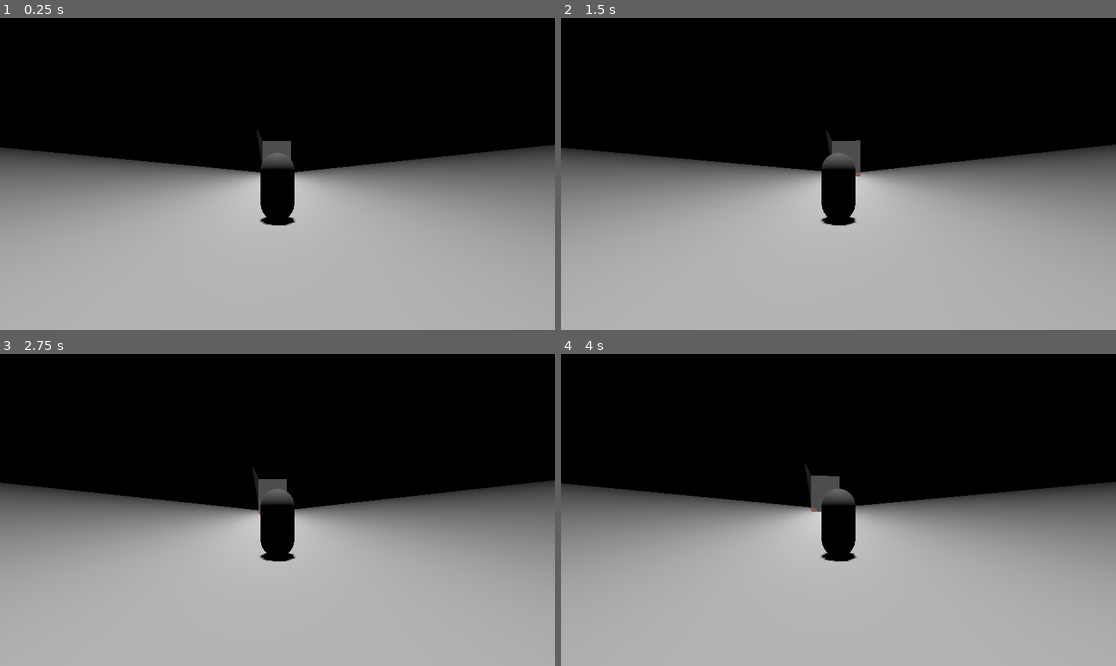
Above: before the commit, frames 1-4 (two rows, left to right).
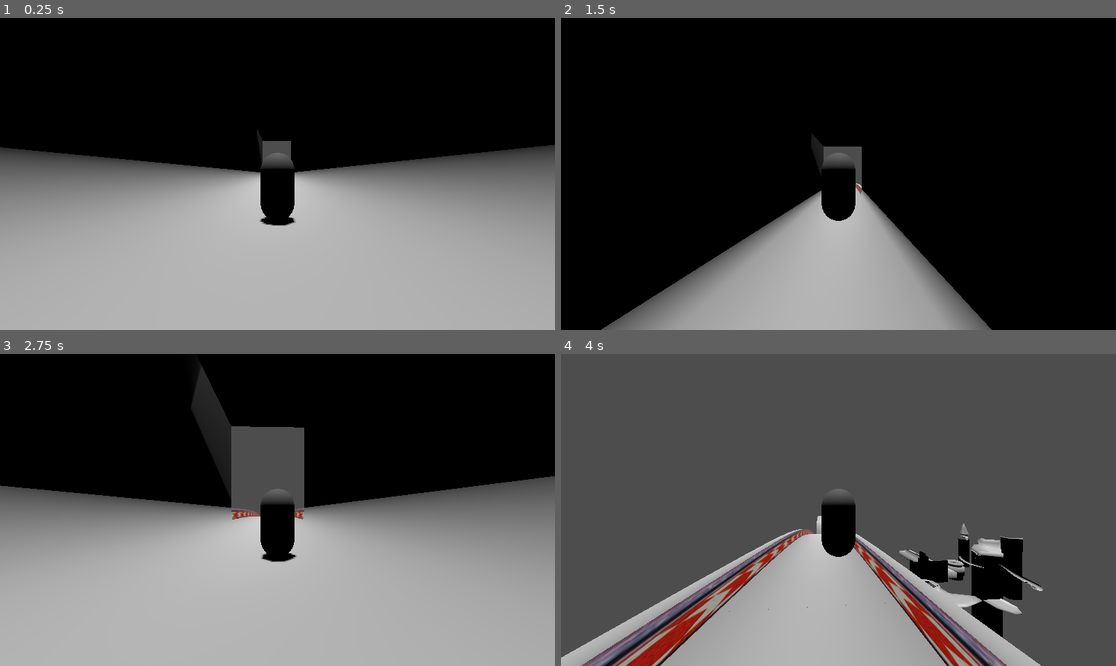
Above: after the commit, the same moments.

Repository: rhyllus/project_carcinization
Game: Godot game, scene res://maps/speed_highway.tscn
Same seed, same stepped clock (60 frames per second), same inputs: the game is played once before the commit and once after it. Before the commit the project has no main scene; this scene is started directly in both runs.
Inputs (mouse positions are in pixels of both pictures, inside the frame that each line leads up to):
- Up to frame 1 (0.25 s): no input
- Up to frame 2 (1.5 s): tap Enter at 0.5 s; move the mouse to (866, 174) at 0.52 s; hold Space (jump, bound only after the commit) 0.53-1.28 s; hold W (move_forward, bound only after the commit) from 0.53 s (still down); move the mouse to (810, 174) at 1.27 s; tap Space (jump, bound only after the commit) at 1.35 s
- Up to frame 3 (2.75 s): keep holding W (move_forward, bound only after the commit); tap Space (jump, bound only after the commit) at 1.52, 1.82 s; move the mouse to (288, 503) at 2.02 s; hold Space (jump, bound only after the commit) from 2.03 s (still down)
- Up to frame 4 (4 s): keep holding W (move_forward, bound only after the commit); move the mouse to (832, 516) at 2.77 s; release Space (jump, bound only after the commit) at 2.78 s; tap Space (jump, bound only after the commit) at 2.85, 3.02, 3.32 s; move the mouse to (877, 513) at 3.52 s; hold Space (jump, bound only after the commit) from 3.53 s (still down)

The runs differ from the first frame. In frame 1, less than 0.1% of the frame differs, in the area x 3-99%, y 40-48%; in frame 2, 42%; in frame 3, 5.3%; in frame 4, 79%, in the area x 0-100%, y 0-100%.

Commit message:
fixes for new physics tickrate

Diff:
--- a/project.godot
+++ b/project.godot
@@ -11,5 +11,44 @@
 [application]
 
 config/name="Project Carcinization"
+run/main_scene="res://maps/speed_highway.tscn"
 config/features=PackedStringArray("4.1", "Forward Plus")
 config/icon="res://icon.svg"
+
+[input]
+
+jump={
+"deadzone": 0.5,
+"events": [Object(InputEventKey,"resource_local_to_scene":false,"resource_name":"","device":-1,"window_id":0,"alt_pressed":false,"shift_pressed":false,"ctrl_pressed":false,"meta_pressed":false,"pressed":false,"keycode":0,"physical_keycode":32,"key_label":0,"unicode":32,"echo":false,"script":null)
+, Object(InputEventMouseButton,"resource_local_to_scene":false,"resource_name":"","device":-1,"window_id":0,"alt_pressed":false,"shift_pressed":false,"ctrl_pressed":false,"meta_pressed":false,"button_mask":0,"position":Vector2(0, 0),"global_position":Vector2(0, 0),"factor":1.0,"button_index":1,"canceled":false,"pressed":false,"double_click":false,"script":null)
+]
+}
+move_back={
+"deadzone": 0.5,
+"events": [Object(InputEventKey,"resource_local_to_scene":false,"resource_name":"","device":-1,"window_id":0,"alt_pressed":false,"shift_pressed":false,"ctrl_pressed":false,"meta_pressed":false,"pressed":false,"keycode":0,"physical_keycode":83,"key_label":0,"unicode":115,"echo":false,"script":null)
+, Object(InputEventKey,"resource_local_to_scene":false,"resource_name":"","device":-1,"window_id":0,"alt_pressed":false,"shift_pressed":false,"ctrl_pressed":false,"meta_pressed":false,"pressed":false,"keycode":0,"physical_keycode":4194322,"key_label":0,"unicode":0,"echo":false,"script":null)
+]
+}
+move_forward={
+"deadzone": 0.5,
+"events": [Object(InputEventKey,"resource_local_to_scene":false,"resource_name":"","device":-1,"window_id":0,"alt_pressed":false,"shift_pressed":false,"ctrl_pressed":false,"meta_pressed":false,"pressed":false,"keycode":0,"physical_keycode":87,"key_label":0,"unicode":119,"echo":false,"script":null)
+, Object(InputEventKey,"resource_local_to_scene":false,"resource_name":"","device":-1,"window_id":0,"alt_pressed":false,"shift_pressed":false,"ctrl_pressed":false,"meta_pressed":false,"pressed":false,"keycode":0,"physical_keycode":4194320,"key_label":0,"unicode":0,"echo":false,"script":null)
+]
+}
+move_right={
+"deadzone": 0.5,
+"events": [Object(InputEventKey,"resource_local_to_scene":false,"resource_name":"","device":-1,"window_id":0,"alt_pressed":false,"shift_pressed":false,"ctrl_pressed":false,"meta_pressed":false,"pressed":false,"keycode":0,"physical_keycode":68,"key_label":0,"unicode":100,"echo":false,"script":null)
+, Object(InputEventKey,"resource_local_to_scene":false,"resource_name":"","device":-1,"window_id":0,"alt_pressed":false,"shift_pressed":false,"ctrl_pressed":false,"meta_pressed":false,"pressed":false,"keycode":0,"physical_keycode":4194321,"key_label":0,"unicode":0,"echo":false,"script":null)
+]
+}
+move_left={
+"deadzone": 0.5,
+"events": [Object(InputEventKey,"resource_local_to_scene":false,"resource_name":"","device":-1,"window_id":0,"alt_pressed":false,"shift_pressed":false,"ctrl_pressed":false,"meta_pressed":false,"pressed":false,"keycode":0,"physical_keycode":65,"key_label":0,"unicode":97,"echo":false,"script":null)
+, Object(InputEventKey,"resource_local_to_scene":false,"resource_name":"","device":-1,"window_id":0,"alt_pressed":false,"shift_pressed":false,"ctrl_pressed":false,"meta_pressed":false,"pressed":false,"keycode":0,"physical_keycode":4194319,"key_label":0,"unicode":0,"echo":false,"script":null)
+]
+}
+
+[physics]
+
+common/physics_ticks_per_second=360
+3d/default_gravity=65.0
--- a/scripts/player_legacy.gd
+++ b/scripts/player_legacy.gd
@@ -23,7 +23,7 @@
 var last_rotation : Vector3
 
 const STRT_SPEED := 7
-var SPEED_CAP := 40.4
+var SPEED_CAP := 50.4
 var SPEED = STRT_SPEED
 var LOSS_SPEED_WAlKING := 40
 var LOSS_SPEED_BREAKS := 27.6
@@ -35,8 +35,8 @@
 var LAST_GRAVITY = 0
 var LAST_NORMAL : Vector3
 const JUMP_STRT_SPEED := 30
-const JUMP_SPEED_CAP := 35.32
-const JUMP_ACC_DECEL := 200
+const JUMP_SPEED_CAP := 40
+const JUMP_ACC_DECEL := 380
 var JUMP_ACCELERATION = JUMP_STRT_SPEED
 var APPLIED_JUMP_ACCELERATION : float
 var APPLIED_START_SPEED : float
@@ -47,6 +47,9 @@
 var last_frame_collision : bool
 var normal_cast : Vector3
 var angle : float
+
+var count_seconds_to_buffer_velocity = 0
+var buffered_velocity : Vector3
 
 func _ready():
 	floor_snap_length = 500
@@ -112,7 +115,7 @@
 					if slide_collision_point.distance_to(Center.get_collision_point()) > slide_collision_point.distance_to(Front.get_collision_point()):
 						collision_normal = Front.get_collision_normal()
 		else:
-			velocity = get_real_velocity()
+			velocity = buffered_velocity
 			set_motion_mode(MOTION_MODE_FLOATING)
 			return
 		if Center.is_colliding():
@@ -207,6 +210,10 @@
 
 func _physics_process(delta):
 	$VelocityVector.target_position.y = 0
+	count_seconds_to_buffer_velocity += delta
+	if count_seconds_to_buffer_velocity >= 0.1:
+		count_seconds_to_buffer_velocity = 0
+		buffered_velocity = get_real_velocity()
 
 	if Center.is_colliding() == true:
 		set_motion_mode(MOTION_MODE_GROUNDED)
@@ -259,16 +266,6 @@
 		velocity.y -= gravity * delta
 	# Get jump related input and handle jumping behaviour.
 	jump_input(delta)
-	if motion_mode == MOTION_MODE_GROUNDED and is_on_floor():
-		if not Input.is_action_just_pressed("jump"):
-			apply_floor_snap()
-		directional_input(delta)
-	else:
-		if sqrt(pow(velocity.x, 2) + pow(velocity.z, 2)) <= 4 and 4 >= sqrt(pow(velocity.x, 2) + pow(velocity.z, 2)):
-			SPEED = STRT_SPEED
-		directional_input_midair(delta)
-		chosen_direction = velocity
-		chosen_direction.y = 0
 	# Get collision normal, collision angle and rotate body accordingly
 	if is_on_floor():
 		if first_landed == false:
@@ -294,14 +291,24 @@
 			rotate_player_body(delta, 1, true)
 		Center.force_raycast_update()
 		if not Center.is_colliding():
-			velocity = get_real_velocity()
+			velocity = buffered_velocity
 			set_motion_mode(MOTION_MODE_FLOATING)
 		else:
 			LAST_NORMAL = collision_normal
 	# Get movement direction related input and handle the velocity/acceleration.
+	if motion_mode == MOTION_MODE_GROUNDED and is_on_floor():
+		if not Input.is_action_pressed("jump") and not Input.is_action_just_pressed("jump"):
+			if last_frame_collision:
+				apply_floor_snap()
+		directional_input(delta)
+	else:
+		directional_input_midair(delta)
+		chosen_direction = velocity
+		chosen_direction.y = 0
 
 	if (velocity.x + velocity.z) != 0:
 		rotate_based_on_velocity(delta)
+
 	$VelocityVector.target_position.x = velocity.x
 	$VelocityVector.target_position.z = velocity.z
 	$VelocityVector.target_position.y = velocity.y
Not shown, added: objects/pla38D4.tmp
